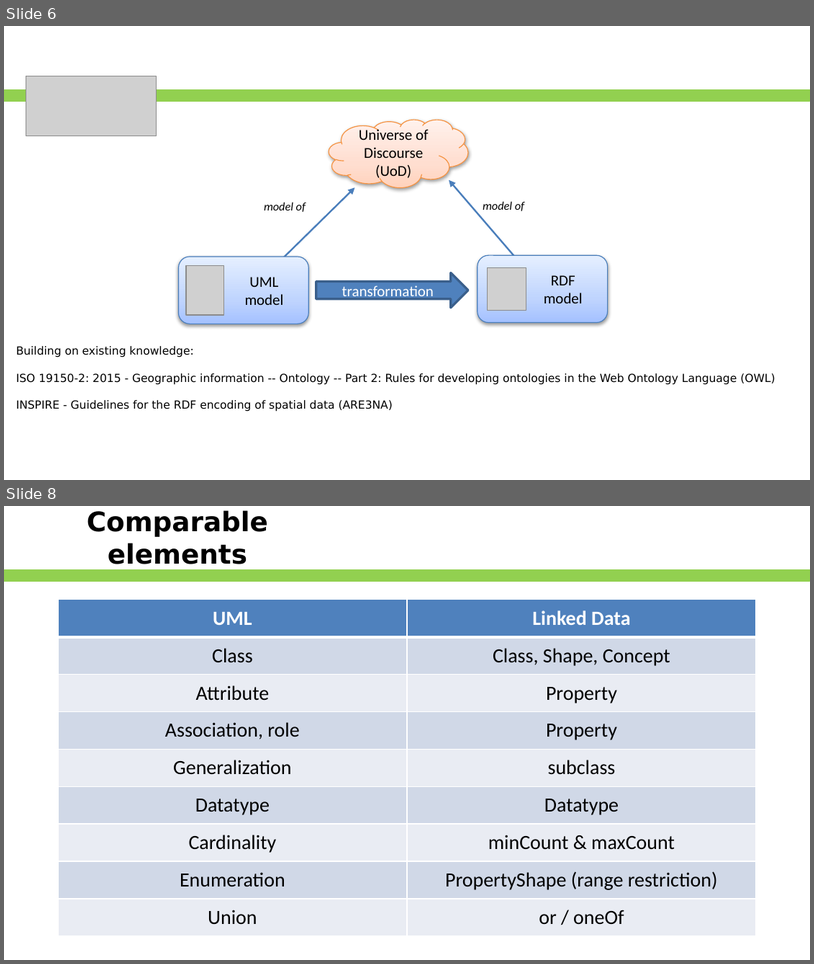
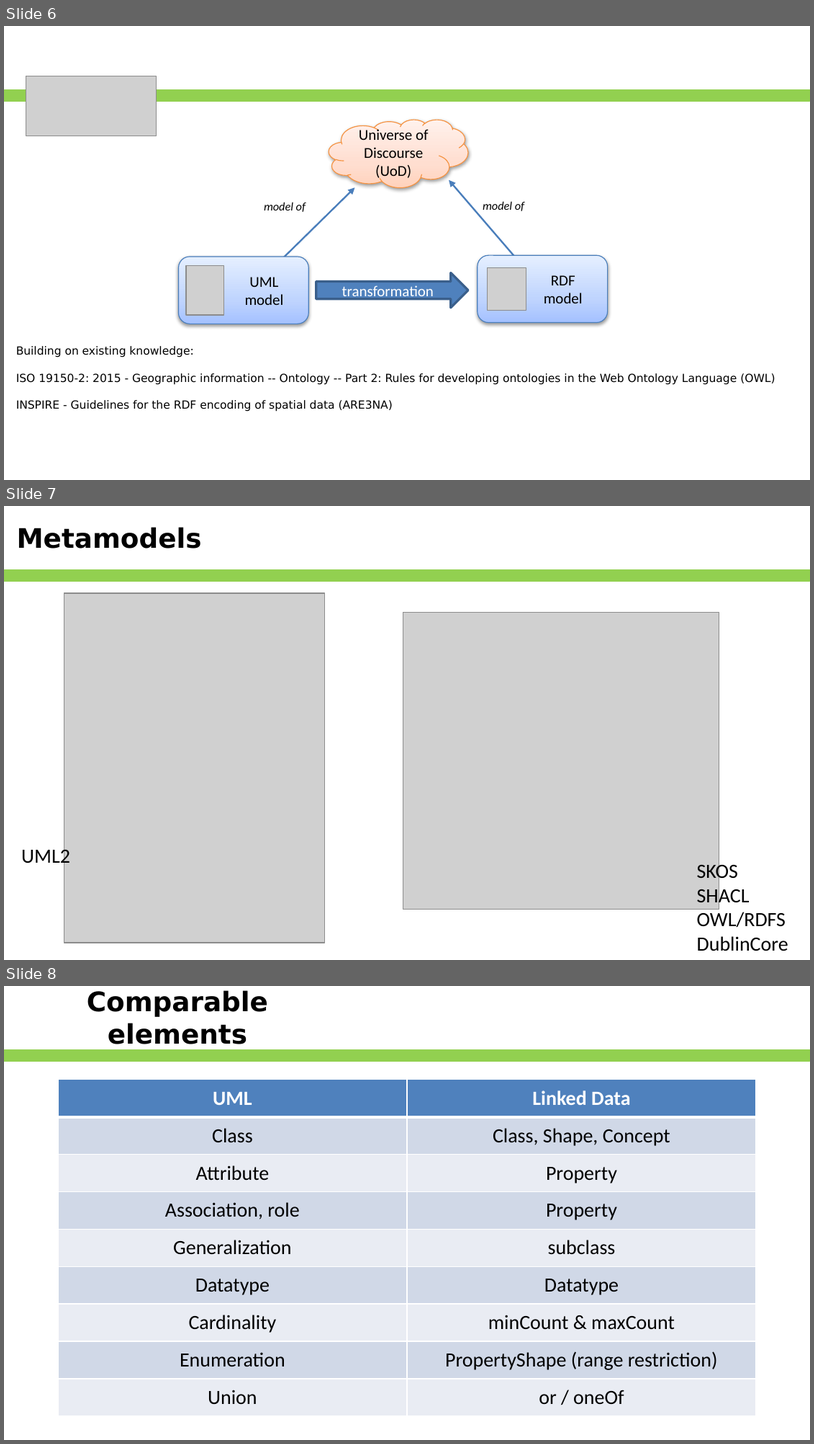
Before and after one commit to Geonovum/NEN3610-Linkeddata, a slide deck: Presentations/NEN3610-LD and ISO19103.pptx. Shown one above the other, each under a label of ours: slides 6 and 8 before the commit, slides 6, 7 and 8 after it; the slides between them are not shown. The pictures are 814x964 and 814x1444 pixels, drawn with LibreOffice and Linux fonts; fonts in the diff are those of the drawing; grey boxes stand for pictures; background and template pictures are left out. Boxes give left, top, right and bottom in pixels: in the first picture for what was removed or moved away, otherwise in the second. Text is boxed around its words. In the diff, an @@ line names an element or a change of style, - is before the commit and + after.

```diff
--- a/Presentations/NEN3610-LD and ISO19103.pptx
+++ b/Presentations/NEN3610-LD and ISO19103.pptx
@@ slide 7 added at box(4, 506, 810, 960), background #FFFFFF; not listed: 1 template element that a slide beside it also shows @@
@@ title added at box(17, 527, 202, 548), 24 pt, text #000000, bold @@
+Metamodels
@@ picture added at box(64, 593, 325, 942) @@
@@ picture added at box(403, 613, 719, 909) @@
@@ text added at box(21, 845, 70, 867), 18 pt, text #000000 @@
+UML2
@@ text added at box(697, 861, 789, 951), 18 pt, text #000000 @@
+SKOS
+SHACL
+OWL/RDFS
+DublinCore
```
Also in this commit, not shown: 5 slides changed, 15 other slides added, 4 slides removed.
